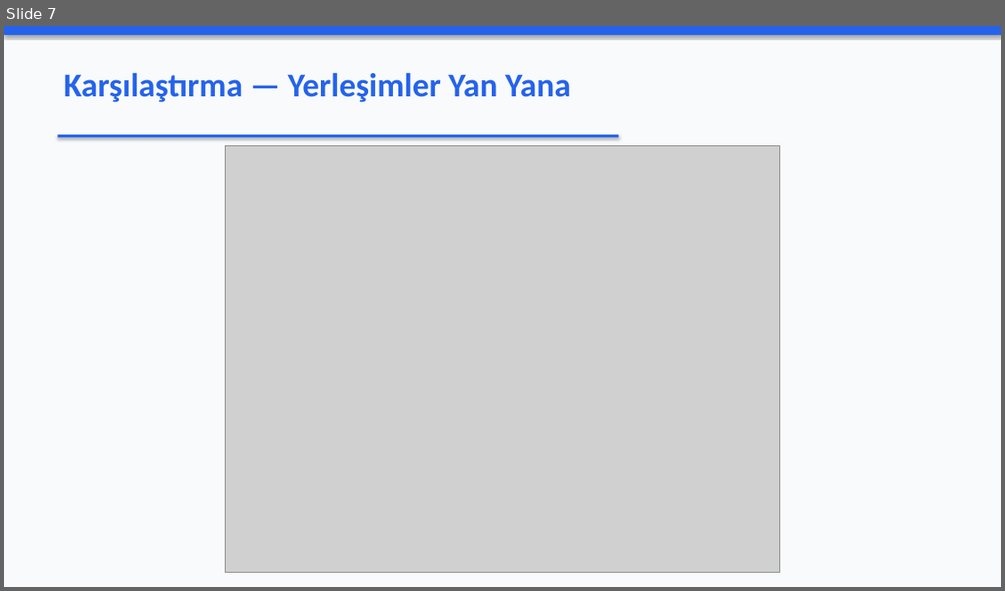
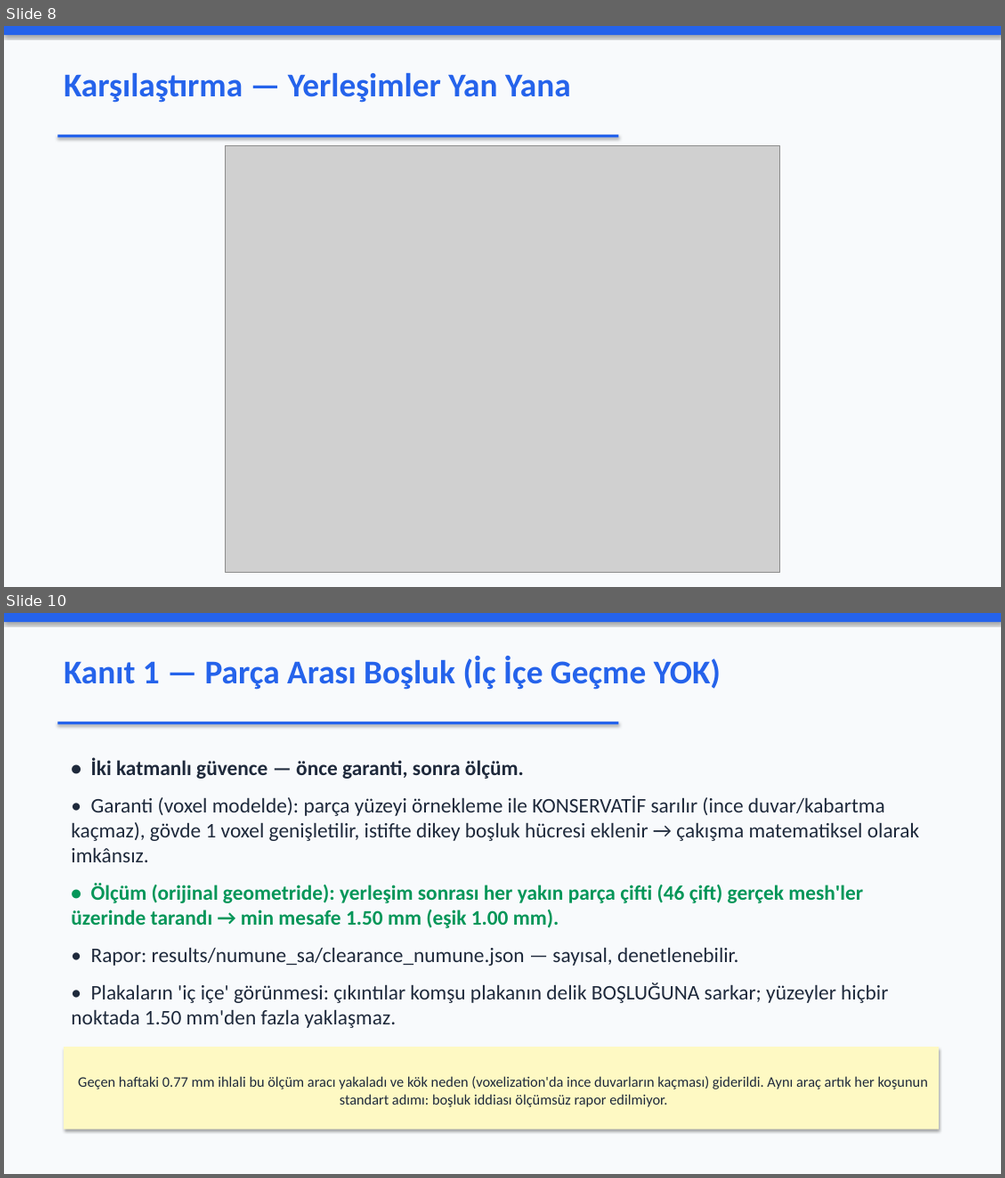
Before and after one commit to Eren845205/ie488-3d-nesting, a slide deck: SUNUM_NUMUNE.pptx. Shown one above the other, each under a label of ours: slide 7 before the commit, slides 8 and 10 after it; the slides between them are not shown. The pictures are 1005x591 and 1005x1178 pixels, drawn with LibreOffice and Linux fonts; fonts in the diff are those of the drawing; grey boxes stand for pictures. Boxes give left, top, right and bottom in pixels: in the first picture for what was removed or moved away, otherwise in the second. Text is boxed around its words. In the diff, an @@ line names an element or a change of style, - is before the commit and + after.

```diff
--- a/SUNUM_NUMUNE.pptx
+++ b/SUNUM_NUMUNE.pptx
@@ slide 10 added at [4,613,1001,1174], background #F8FAFC @@
@@ rectangle added at [4,613,1001,622], fill #2563EB @@
@@ text added at [64,656,720,690], 32 pt, text #2563EB, bold @@
+Kanıt 1 — Parça Arası Boşluk (İç İçe Geçme YOK)
@@ rectangle added at [57,722,619,724], fill #2563EB @@
@@ text added at [71,758,919,1028], 20 pt, text #1E293B @@
+• İki katmanlı güvence — önce garanti, sonra ölçüm.
+• Garanti (voxel modelde): parça yüzeyi örnekleme ile KONSERVATİF sarılır (ince duvar/kabartma kaçmaz), gövde 1 voxel genişletilir, istifte dikey boşluk hücresi eklenir → çakışma matematiksel olarak imkânsız.
+• Ölçüm (orijinal geometride): yerleşim sonrası her yakın parça çifti (46 çift) gerçek mesh'ler üzerinde tarandı → min mesafe 1.50 mm (eşik 1.00 mm).
+• Rapor: results/numune_sa/clearance_numune.json — sayısal, denetlenebilir.
+• Plakaların 'iç içe' görünmesi: çıkıntılar komşu plakanın delik BOŞLUĞUNA sarkar; yüzeyler hiçbir noktada 1.50 mm'den fazla yaklaşmaz.
@@ rectangle added at [64,1046,938,1129], fill #FEF9C3, 14 pt, text #1E293B @@
+Geçen haftaki 0.77 mm ihlali bu ölçüm aracı yakaladı ve kök neden (voxelization'da ince duvarların kaçması) giderildi. Aynı araç artık her koşunun standart adımı: boşluk iddiası ölçümsüz rapor edilmiyor.
@@ what was slide 7 is now slide 8 @@
```
Also in this commit, not shown: 6 slides changed, 5 other slides added, 3 slides removed, 16 other files.
